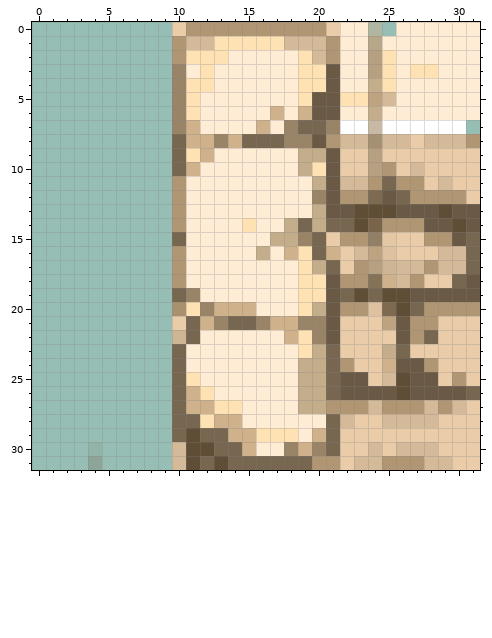
A pixel-art sprite gets an edit: Assets/Sprites/DesertTownWall/desertTownWallLeftT.png. The picture above was drawn from the file before the commit.
The file is 32x32 pixels. Pixels under 10% opacity are left out. Colours within 5 levels of each other are drawn and written as one.
The same view after the edit:
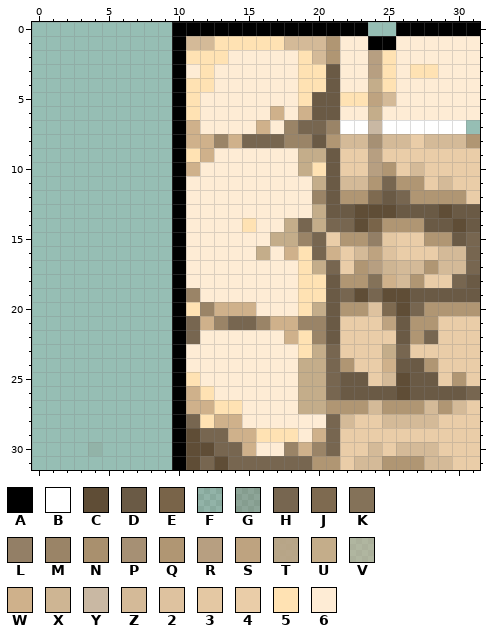
Palette (. is transparent): A #000000  B #ffffff  C #5f4d36  D #6a5a45  E #796449  F #7766501f  G #77665047  H #776650  J #7e6a50  K #847259  L #937f66  M #9a8467  N #a9906e  P #a69074  Q #b09673  R #b79f81  S #bea380  T #bca484e7  U #c4ad8a  V #c5af918f  W #cfb18b  X #ceb593  Y #c9b8a3  Z #d4ba98  2 #dec29f  3 #e4c8a3  4 #eacda8  5 #ffe2b3  6 #feecd5
Log entry: Outlined Desert Walls
Diff:
y 0: x 10..24 4QQQQQQQQQQ466V -> AAAAAAAAAAAAAA.; x 26..31 666666 -> AAAAAA
y 1: x 10 Q -> A; x 24..25 T6 -> AA
y 2: x 10 Q -> A
y 3..7: x 10 M -> A
y 8..10: x 10 H -> A
y 11..14: x 10 Q -> A
y 15: x 10 H -> A
y 16..18: x 10 Q -> A
y 19: x 10 H -> A
y 20: x 10 N -> A
y 21: x 10 4 -> A
y 22: x 10 X -> A
y 23..29: x 10 H -> A
y 30: x 10 Z -> A
y 31: x 4 G -> .; x 10 Z -> A
Changed places in both pictures, as pixel boxes (x1, y1, x2, y2):
changed: (172, 22, 480, 470)
erased: (88, 456, 102, 470)
